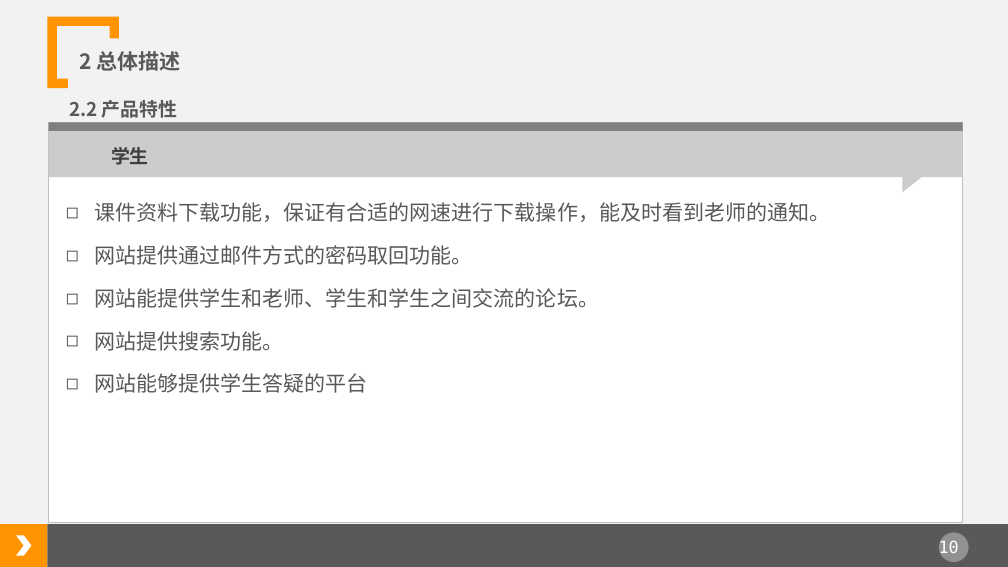
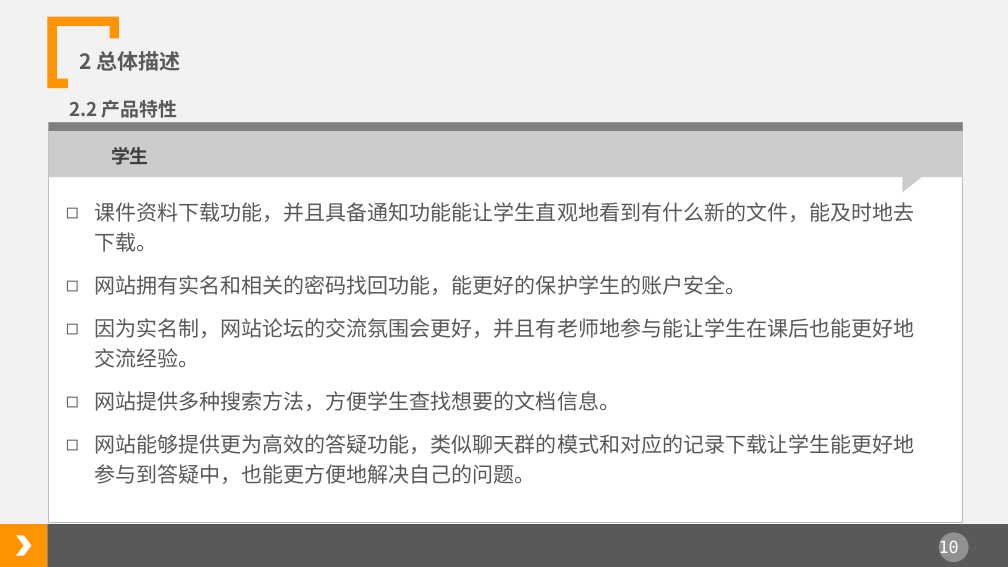
Before and after one commit to tzy502/G16, a slide deck: slide 10 of 需求规格说明书/软件需求规格说明书.ppt. Drawn at 1008x567 pixels with LibreOffice and Linux fonts; fonts in the diff are those of the drawing. Boxes give left, top, right and bottom in pixels: in the first picture for what was removed or moved away, otherwise in the second. Text is boxed around its words. In the diff, an @@ line names an element or a change of style, - is before the commit and + after.

```diff
--- a/需求规格说明书/软件需求规格说明书.ppt
+++ b/需求规格说明书/软件需求规格说明书.ppt
@@ text removed at [94, 202, 830, 393] @@
-◻ 课件资料下载功能，保证有合适的网速进行下载操作，能及时看到老师的通知。
-◻ 网站提供通过邮件方式的密码取回功能。
-◻ 网站能提供学生和老师、学生和学生之间交流的论坛。
-◻ 网站提供搜索功能。
-◻ 网站能够提供学生答疑的平台
@@ text added at [94, 202, 914, 484], 20 pt, text #595959 @@
+◻ 课件资料下载功能，并且具备通知功能能让学生直观地看到有什么新的文件，能及时地去下载。
+◻ 网站拥有实名和相关的密码找回功能，能更好的保护学生的账户安全。
+◻ 因为实名制，网站论坛的交流氛围会更好，并且有老师地参与能让学生在课后也能更好地交流经验。
+◻ 网站提供多种搜索方法，方便学生查找想要的文档信息。
+◻ 网站能够提供更为高效的答疑功能，类似聊天群的模式和对应的记录下载让学生能更好地参与到答疑中，也能更方便地解决自己的问题。
```
Also in this commit, not shown: 14 other slides changed, 2 slides added, 1 slide removed, 11 other files.
